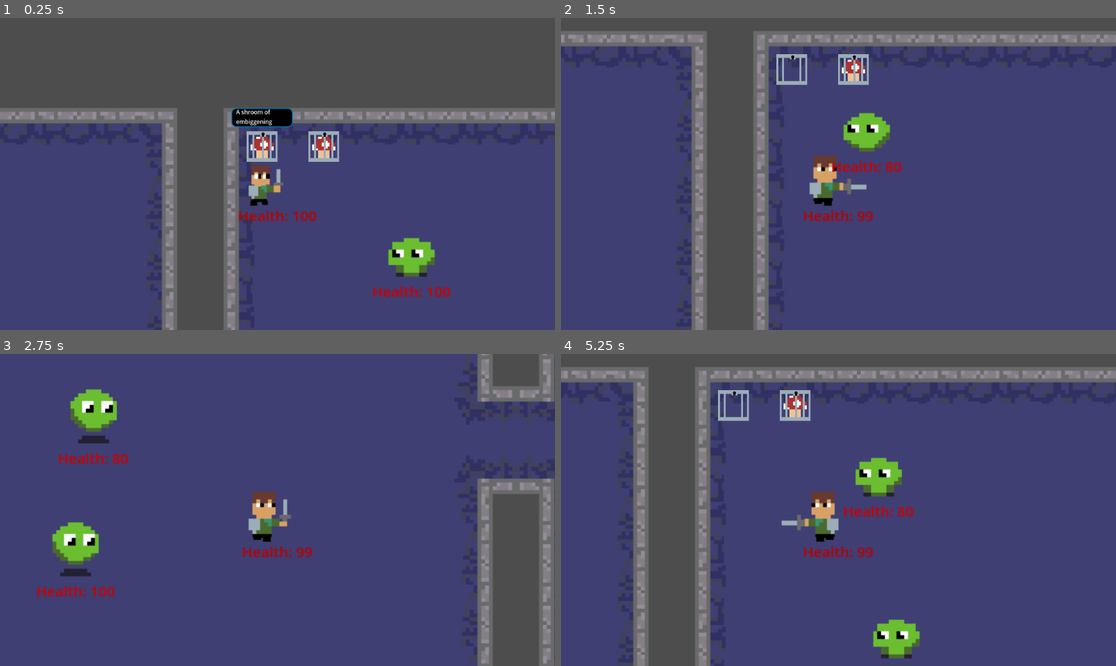
Above: before the commit, frames 1-4 (two rows, left to right).
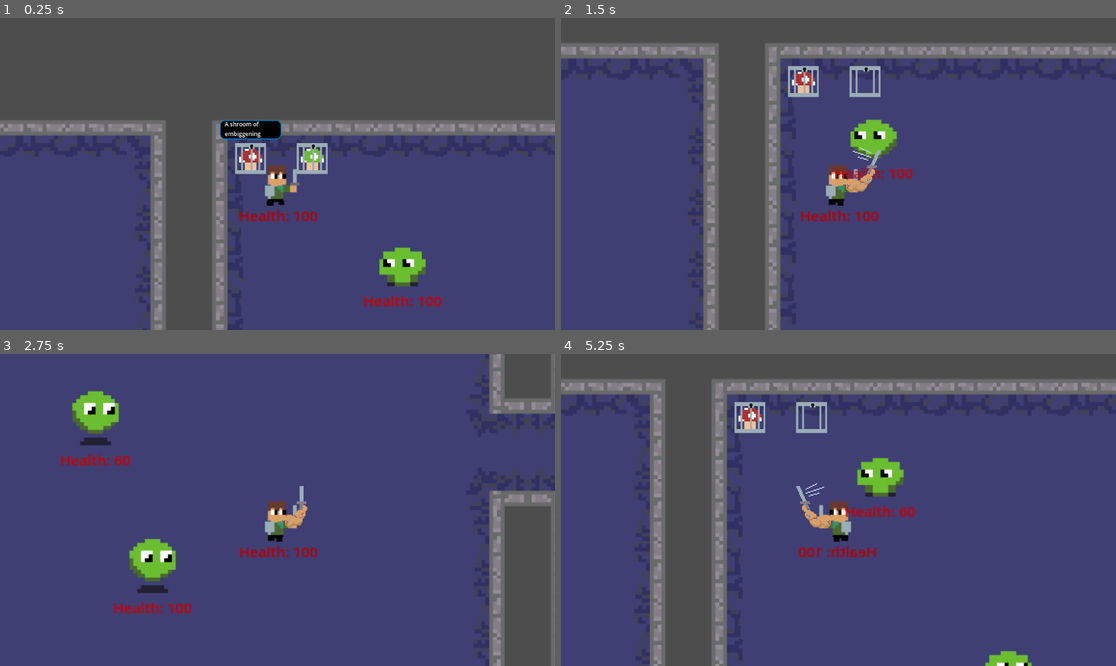
Above: after the commit, the same moments.

Repository: beml201/dungeon_game1
Game: Godot game, scene res://scenes/main.tscn
Two runs of this game, one before a commit and one after it. Both use one fixed random seed, a clock stepped at 60 frames per second and the inputs below. The engine's default icon, where the game draws it, is replaced by a stand-in: a white triangle on a blue panel in a dark square.
Inputs (mouse positions are in pixels of both pictures, inside the frame that each line leads up to):
- Up to frame 1 (0.25 s): no input
- Up to frame 2 (1.5 s): move the mouse to (960, 158) at 0.52 s; hold D (right) 0.53-1.28 s; click (960, 158) at 0.6 s; move the mouse to (727, 189) at 1.27 s; hold S (down) from 1.28 s (still down); click (727, 189) at 1.35 s
- Up to frame 3 (2.75 s): move the mouse to (333, 441) at 2.02 s; release S (down) at 2.03 s; hold D (right) from 2.03 s (still down); click (333, 441) at 2.1 s
- Up to frame 4 (5.25 s): move the mouse to (810, 572) at 2.77 s; release D (right) at 2.78 s; hold W (up) 2.78-3.53 s; click (810, 572) at 2.85 s; move the mouse to (1005, 556) at 3.52 s; hold A (left) 3.53-5.03 s; click (1005, 556) at 3.6 s; move the mouse to (672, 463) at 4.27 s; click (672, 463) at 4.35 s; move the mouse to (866, 510) at 5.02 s; hold S (down) from 5.03 s (still down); click (866, 510) at 5.1 s

The runs differ from the first frame. In frame 1, 17% of the frame differs, in the area x 0-100%, y 28-100%; in frame 2, 19%; in frame 3, 12%; in frame 4, 22%, in the area x 0-100%, y 4-100%.

Commit message:
Big Arm Sam added
Rearranged Sam to make upgrades more modular,
commented out mobs for testing
edited mushroom and dungeon for testing

Diff:
--- a/scenes/mob_slime.tscn
+++ b/scenes/mob_slime.tscn
@@ -47,6 +47,7 @@
 radius = 7.14267
 
 [sub_resource type="CircleShape2D" id="CircleShape2D_2h7gr"]
+radius = 7.92337
 
 [node name="mob_slime" type="CharacterBody2D"]
 script = ExtResource("1_ricp3")
--- a/scenes/sam.tscn
+++ b/scenes/sam.tscn
@@ -8,18 +8,208 @@
 [ext_resource type="Texture2D" uid="uid://c2lwgodbovln4" path="res://assets/animations/lil dude walking.png" id="6_0dgii"]
 [ext_resource type="Script" path="res://scripts/sword_hit.gd" id="6_tsj6v"]
 
+[sub_resource type="RectangleShape2D" id="RectangleShape2D_hwicc"]
+size = Vector2(23.5, 44.5)
+
+[sub_resource type="CircleShape2D" id="CircleShape2D_gvhd2"]
+radius = 33.0248
+
 [sub_resource type="RectangleShape2D" id="RectangleShape2D_yr0cg"]
 size = Vector2(27, 24)
 
 [sub_resource type="RectangleShape2D" id="RectangleShape2D_q3lud"]
 size = Vector2(23, 45)
 
+[sub_resource type="CircleShape2D" id="CircleShape2D_e8i0g"]
+radius = 30.0
+
+[sub_resource type="RectangleShape2D" id="RectangleShape2D_mqn22"]
+size = Vector2(32, 35.5)
+
+[sub_resource type="RectangleShape2D" id="RectangleShape2D_uw2m3"]
+size = Vector2(27.5, 52.5)
+
+[sub_resource type="CircleShape2D" id="CircleShape2D_bdbip"]
+radius = 26.4764
+
+[sub_resource type="Animation" id="Animation_33lrg"]
+resource_name = "slash"
+tracks/0/type = "value"
+tracks/0/imported = false
+tracks/0/enabled = true
+tracks/0/path = NodePath("Sprite2D:frame_coords")
+tracks/0/interp = 1
+tracks/0/loop_wrap = true
+tracks/0/keys = {
+"times": PackedFloat32Array(0, 0.3, 0.6),
+"transitions": PackedFloat32Array(1, 1, 1),
+"update": 1,
+"values": [Vector2i(1, 0), Vector2i(3, 0), Vector2i(2, 0)]
+}
+tracks/1/type = "value"
+tracks/1/imported = false
+tracks/1/enabled = true
+tracks/1/path = NodePath("Sprite2D/SwordHit/Sword:disabled")
+tracks/1/interp = 1
+tracks/1/loop_wrap = true
+tracks/1/keys = {
+"times": PackedFloat32Array(0, 0.3, 0.6),
+"transitions": PackedFloat32Array(1, 1, 1),
+"update": 1,
+"values": [true, false, true]
+}
+
+[sub_resource type="Animation" id="Animation_ex6s3"]
+length = 0.001
+tracks/0/type = "value"
+tracks/0/imported = false
+tracks/0/enabled = true
+tracks/0/path = NodePath("Sprite2D:frame_coords")
+tracks/0/interp = 1
+tracks/0/loop_wrap = true
+tracks/0/keys = {
+"times": PackedFloat32Array(0),
+"transitions": PackedFloat32Array(1),
+"update": 1,
+"values": [Vector2i(1, 0)]
+}
+tracks/1/type = "value"
+tracks/1/imported = false
+tracks/1/enabled = true
+tracks/1/path = NodePath("Sprite2D/SwordHit/Sword:disabled")
+tracks/1/interp = 1
+tracks/1/loop_wrap = true
+tracks/1/keys = {
+"times": PackedFloat32Array(0),
+"transitions": PackedFloat32Array(1),
+"update": 1,
+"values": [true]
+}
+tracks/2/type = "value"
+tracks/2/imported = false
+tracks/2/enabled = true
+tracks/2/path = NodePath("Sprite2D:frame")
+tracks/2/interp = 1
+tracks/2/loop_wrap = true
+tracks/2/keys = {
+"times": PackedFloat32Array(0),
+"transitions": PackedFloat32Array(1),
+"update": 1,
+"values": [2]
+}
+
+[sub_resource type="Animation" id="Animation_lnt1b"]
+resource_name = "walking"
+loop_mode = 1
+tracks/0/type = "value"
+tracks/0/imported = false
+tracks/0/enabled = true
+tracks/0/path = NodePath("Sprite2D:frame")
+tracks/0/interp = 1
+tracks/0/loop_wrap = true
+tracks/0/keys = {
+"times": PackedFloat32Array(0, 0.5),
+"transitions": PackedFloat32Array(1, 1),
+"update": 1,
+"values": [1, 2]
+}
+
+[sub_resource type="AnimationLibrary" id="AnimationLibrary_kekge"]
+_data = {
+"RESET": SubResource("Animation_ex6s3"),
+"slash": SubResource("Animation_33lrg"),
+"walking": SubResource("Animation_lnt1b")
+}
+
+[sub_resource type="RectangleShape2D" id="RectangleShape2D_5l6k3"]
+size = Vector2(49, 49.5)
+
+[sub_resource type="CircleShape2D" id="CircleShape2D_gok8l"]
+
+[sub_resource type="Animation" id="Animation_kfqt2"]
+length = 0.001
+tracks/0/type = "value"
+tracks/0/imported = false
+tracks/0/enabled = true
+tracks/0/path = NodePath("Arm/Arm:frame")
+tracks/0/interp = 1
+tracks/0/loop_wrap = true
+tracks/0/keys = {
+"times": PackedFloat32Array(0),
+"transitions": PackedFloat32Array(1),
+"update": 1,
+"values": [0]
+}
+tracks/1/type = "value"
+tracks/1/imported = false
+tracks/1/enabled = true
+tracks/1/path = NodePath("Arm/Arm/SwordHit/CollisionShape2D:disabled")
+tracks/1/interp = 1
+tracks/1/loop_wrap = true
+tracks/1/keys = {
+"times": PackedFloat32Array(0),
+"transitions": PackedFloat32Array(1),
+"update": 1,
+"values": [true]
+}
+
+[sub_resource type="Animation" id="Animation_47k0u"]
+resource_name = "static"
+length = 0.5
+tracks/0/type = "value"
+tracks/0/imported = false
+tracks/0/enabled = true
+tracks/0/path = NodePath("Arm/Arm:frame")
+tracks/0/interp = 1
+tracks/0/loop_wrap = true
+tracks/0/keys = {
+"times": PackedFloat32Array(0, 0.0666667, 0.433333),
+"transitions": PackedFloat32Array(1, 1, 1),
+"update": 1,
+"values": [0, 1, 0]
+}
+
+[sub_resource type="Animation" id="Animation_syhbe"]
+resource_name = "attack"
+length = 0.3
+tracks/0/type = "value"
+tracks/0/imported = false
+tracks/0/enabled = true
+tracks/0/path = NodePath("Arm/Arm:frame")
+tracks/0/interp = 1
+tracks/0/loop_wrap = true
+tracks/0/keys = {
+"times": PackedFloat32Array(0, 0.0666667, 0.133333, 0.266667),
+"transitions": PackedFloat32Array(1, 1, 1, 1),
+"update": 1,
+"values": [0, 2, 3, 0]
+}
+tracks/1/type = "value"
+tracks/1/imported = false
+tracks/1/enabled = true
+tracks/1/path = NodePath("Arm/Arm/SwordHit/CollisionShape2D:disabled")
+tracks/1/interp = 1
+tracks/1/loop_wrap = true
+tracks/1/keys = {
+"times": PackedFloat32Array(0.0333333, 0.0666667, 0.3),
+"transitions": PackedFloat32Array(1, 1, 1),
+"update": 1,
+"values": [true, false, true]
+}
+
+[sub_resource type="AnimationLibrary" id="AnimationLibrary_tdy6o"]
+_data = {
+"RESET": SubResource("Animation_kfqt2"),
+"slash": SubResource("Animation_syhbe"),
+"static": SubResource("Animation_47k0u")
+}
+
 [sub_resource type="Animation" id="Animation_jibnj"]
 length = 0.001
 tracks/0/type = "value"
 tracks/0/imported = false
 tracks/0/enabled = true
-tracks/0/path = NodePath("Sprite2D:frame")
+tracks/0/path = NodePath("SamSmall/Sprite2D:frame")
 tracks/0/interp = 1
 tracks/0/loop_wrap = true
 tracks/0/keys = {
@@ -31,7 +221,7 @@
 tracks/1/type = "value"
 tracks/1/imported = false
 tracks/1/enabled = true
-tracks/1/path = NodePath("Sprite2D/SwordHit/sword:disabled")
+tracks/1/path = NodePath("SamSmall/Sprite2D/SwordHit/sword:disabled")
 tracks/1/interp = 1
 tracks/1/loop_wrap = true
 tracks/1/keys = {
@@ -47,7 +237,7 @@
 tracks/0/type = "value"
 tracks/0/imported = false
 tracks/0/enabled = true
-tracks/0/path = NodePath("Sprite2D:frame")
+tracks/0/path = NodePath("SamSmall/Sprite2D:frame")
 tracks/0/interp = 1
 tracks/0/loop_wrap = true
 tracks/0/keys = {
@@ -59,7 +249,7 @@
 tracks/1/type = "value"
 tracks/1/imported = false
 tracks/1/enabled = true
-tracks/1/path = NodePath("Sprite2D/SwordHit/sword:disabled")
+tracks/1/path = NodePath("SamSmall/Sprite2D/SwordHit/sword:disabled")
 tracks/1/interp = 1
 tracks/1/loop_wrap = true
 tracks/1/keys = {
@@ -76,7 +266,7 @@
 tracks/0/type = "value"
 tracks/0/imported = false
 tracks/0/enabled = true
-tracks/0/path = NodePath("Sprite2D:frame")
+tracks/0/path = NodePath("SamSmall/Sprite2D:frame")
 tracks/0/interp = 1
 tracks/0/loop_wrap = true
 tracks/0/keys = {
@@ -92,7 +282,7 @@
 tracks/0/type = "value"
 tracks/0/imported = false
 tracks/0/enabled = true
-tracks/0/path = NodePath("Sprite2D:frame")
+tracks/0/path = NodePath("SamSmall/Sprite2D:frame")
 tracks/0/interp = 1
 tracks/0/loop_wrap = true
 tracks/0/keys = {
@@ -104,7 +294,7 @@
 tracks/1/type = "value"
 tracks/1/imported = false
 tracks/1/enabled = true
-tracks/1/path = NodePath("Sprite2D/SwordHit/sword:disabled")
+tracks/1/path = NodePath("SamSmall/Sprite2D/SwordHit/sword:disabled")
 tracks/1/interp = 1
 tracks/1/loop_wrap = true
 tracks/1/keys = {
@@ -122,60 +312,6 @@
 "walking-slash": SubResource("Animation_mc3fb")
 }
 
-[sub_resource type="Animation" id="Animation_kfqt2"]
-length = 0.001
-tracks/0/type = "value"
-tracks/0/imported = false
-tracks/0/enabled = true
-tracks/0/path = NodePath("Arm:frame")
-tracks/0/interp = 1
-tracks/0/loop_wrap = true
-tracks/0/keys = {
-"times": PackedFloat32Array(0),
-"transitions": PackedFloat32Array(1),
-"update": 1,
-"values": [0]
-}
-
-[sub_resource type="Animation" id="Animation_syhbe"]
-resource_name = "attack"
-length = 0.3
-tracks/0/type = "value"
-tracks/0/imported = false
-tracks/0/enabled = true
-tracks/0/path = NodePath("Arm:frame")
-tracks/0/interp = 1
-tracks/0/loop_wrap = true
-tracks/0/keys = {
-"times": PackedFloat32Array(0, 0.1, 0.2),
-"transitions": PackedFloat32Array(1, 1, 1),
-"update": 1,
-"values": [0, 2, 3]
-}
-
-[sub_resource type="Animation" id="Animation_47k0u"]
-resource_name = "static"
-length = 0.5
-tracks/0/type = "value"
-tracks/0/imported = false
-tracks/0/enabled = true
-tracks/0/path = NodePath("Arm:frame")
-tracks/0/interp = 1
-tracks/0/loop_wrap = true
-tracks/0/keys = {
-"times": PackedFloat32Array(0, 0.0666667, 0.433333),
-"transitions": PackedFloat32Array(1, 1, 1),
-"update": 1,
-"values": [0, 1, 0]
-}
-
-[sub_resource type="AnimationLibrary" id="AnimationLibrary_tdy6o"]
-_data = {
-"RESET": SubResource("Animation_kfqt2"),
-"attack": SubResource("Animation_syhbe"),
-"static": SubResource("Animation_47k0u")
-}
-
 [sub_resource type="Animation" id="Animation_xlysp"]
 length = 0.001
 tracks/0/type = "value"
@@ -230,76 +366,132 @@
 "static": SubResource("Animation_ukogc")
 }
 
-[sub_resource type="CircleShape2D" id="CircleShape2D_gvhd2"]
-radius = 9.1966
-
 [node name="sam" type="CharacterBody2D"]
 script = ExtResource("1_s1nh6")
 
-[node name="Arm" type="Sprite2D" parent="."]
-visible = false
-z_index = 1
-texture_filter = 1
-use_parent_material = true
-position = Vector2(0, 1)
-texture = ExtResource("4_q2gbx")
-hframes = 4
-
-[node name="SamEmbiggened" type="Sprite2D" parent="."]
-visible = false
-texture = ExtResource("6_0dgii")
-hframes = 4
-
-[node name="Eye" type="Sprite2D" parent="."]
-visible = false
-texture = ExtResource("5_u7kex")
-hframes = 4
-
-[node name="Sprite2D" type="Sprite2D" parent="."]
+[node name="body" type="CollisionShape2D" parent="."]
+position = Vector2(0, 9.75)
+shape = SubResource("RectangleShape2D_hwicc")
+
+[node name="hit_box" type="Area2D" parent="."]
+scale = Vector2(0.719156, 0.911434)
+
+[node name="CollisionShape2D" type="CollisionShape2D" parent="hit_box"]
+position = Vector2(0, 12.069)
+scale = Vector2(0.8, 0.75)
+shape = SubResource("CircleShape2D_gvhd2")
+
+[node name="SamSmall" type="Area2D" parent="."]
+position = Vector2(17, 0)
+
+[node name="Sprite2D" type="Sprite2D" parent="SamSmall"]
 position = Vector2(0, 1)
 texture = ExtResource("2_fetyd")
 hframes = 4
 frame = 1
 region_rect = Rect2(0.005, 0, 256, 64)
-metadata/_edit_group_ = true
-
-[node name="SwordHit" type="Area2D" parent="Sprite2D"]
+
+[node name="SwordHit" type="Area2D" parent="SamSmall/Sprite2D"]
 script = ExtResource("6_tsj6v")
 
-[node name="sword" type="CollisionShape2D" parent="Sprite2D/SwordHit"]
+[node name="sword" type="CollisionShape2D" parent="SamSmall/Sprite2D/SwordHit"]
 position = Vector2(9, 6)
 shape = SubResource("RectangleShape2D_yr0cg")
 disabled = true
 
-[node name="body" type="CollisionShape2D" parent="."]
+[node name="CollisionShape2D" type="CollisionShape2D" parent="SamSmall"]
+visible = false
 position = Vector2(-18, 10)
 shape = SubResource("RectangleShape2D_q3lud")
-metadata/_edit_group_ = true
+
+[node name="HitBox" type="Area2D" parent="SamSmall"]
+visible = false
+
+[node name="CollisionShape2D" type="CollisionShape2D" parent="SamSmall/HitBox"]
+visible = false
+position = Vector2(-18, 10)
+scale = Vector2(0.6, 0.75)
+shape = SubResource("CircleShape2D_e8i0g")
+
+[node name="SamEmbiggened" type="Area2D" parent="."]
+visible = false
+position = Vector2(13, 0)
+
+[node name="Sprite2D" type="Sprite2D" parent="SamEmbiggened"]
+texture = ExtResource("6_0dgii")
+hframes = 4
+frame = 2
+
+[node name="SwordHit" type="Area2D" parent="SamEmbiggened/Sprite2D"]
+script = ExtResource("6_tsj6v")
+
+[node name="Sword" type="CollisionShape2D" parent="SamEmbiggened/Sprite2D/SwordHit"]
+position = Vector2(18, -1.25)
+shape = SubResource("RectangleShape2D_mqn22")
+disabled = true
+
+[node name="CollisionShape2D" type="CollisionShape2D" parent="SamEmbiggened"]
+position = Vector2(-14, 6)
+shape = SubResource("RectangleShape2D_uw2m3")
+
+[node name="HitBox" type="Area2D" parent="SamEmbiggened"]
+
+[node name="CollisionShape2D" type="CollisionShape2D" parent="SamEmbiggened/HitBox"]
+position = Vector2(-15, 6)
+shape = SubResource("CircleShape2D_bdbip")
+
+[node name="Animations" type="AnimationPlayer" parent="SamEmbiggened"]
+libraries = {
+"": SubResource("AnimationLibrary_kekge")
+}
+speed_scale = 2.0
+
+[node name="Arm" type="Area2D" parent="."]
+visible = false
+position = Vector2(-3, 0)
+
+[node name="Arm" type="Sprite2D" parent="Arm"]
+z_index = 1
+texture_filter = 1
+use_parent_material = true
+position = Vector2(18, -1)
+scale = Vector2(1, 1)
+texture = ExtResource("4_q2gbx")
+hframes = 4
+
+[node name="SwordHit" type="Area2D" parent="Arm/Arm"]
+script = ExtResource("6_tsj6v")
+
+[node name="CollisionShape2D" type="CollisionShape2D" parent="Arm/Arm/SwordHit"]
+position = Vector2(21.5, 0.25)
+shape = SubResource("RectangleShape2D_5l6k3")
+disabled = true
+
+[node name="CollisionShape2D" type="CollisionShape2D" parent="Arm"]
+position = Vector2(11, 12)
+shape = SubResource("CircleShape2D_gok8l")
+
+[node name="Arm_Animations" type="AnimationPlayer" parent="Arm"]
+root_node = NodePath("../..")
+libraries = {
+"": SubResource("AnimationLibrary_tdy6o")
+}
+
+[node name="Eye" type="Sprite2D" parent="."]
+visible = false
+texture = ExtResource("5_u7kex")
+hframes = 4
 
 [node name="Basic_Animations" type="AnimationPlayer" parent="."]
 libraries = {
 "": SubResource("AnimationLibrary_q2h2c")
 }
 
-[node name="Arm_Animations" type="AnimationPlayer" parent="."]
-libraries = {
-"": SubResource("AnimationLibrary_tdy6o")
-}
-
 [node name="Eye_Animations" type="AnimationPlayer" parent="."]
 libraries = {
 "": SubResource("AnimationLibrary_ngt45")
 }
 
-[node name="hit_box" type="Area2D" parent="."]
-position = Vector2(-7.41403, -0.263397)
-scale = Vector2(0.719156, 0.911434)
-
-[node name="CollisionShape2D" type="CollisionShape2D" parent="hit_box"]
-position = Vector2(-16.1105, 11.2607)
-scale = Vector2(2.10092, 2.6902)
-shape = SubResource("CircleShape2D_gvhd2")
-
 [node name="Camera2D" type="Camera2D" parent="."]
 script = ExtResource("3_qa43r")
 
@@ -310,25 +502,26 @@
 wait_time = 0.15
 
 [node name="HealthLabel" type="Label" parent="."]
-anchors_preset = 8
+anchors_preset = 7
 anchor_left = 0.5
-anchor_top = 0.5
+anchor_top = 1.0
 anchor_right = 0.5
-anchor_bottom = 0.5
-offset_left = -41.0
+anchor_bottom = 1.0
+offset_left = -40.0
 offset_top = 32.0
-offset_right = 41.0
-offset_bottom = 55.0
+offset_right = 42.0
+offset_bottom = 54.0
 grow_horizontal = 2
-grow_vertical = 2
+grow_vertical = 0
 theme_override_colors/font_color = Color(0.733333, 0, 0, 1)
 theme_override_font_sizes/font_size = 15
 text = "Health: 100"
-horizontal_alignment = 1
-
+
+[connection signal="body_entered" from="hit_box" to="." method="_on_hit_box_body_entered"]
+[connection signal="body_exited" from="hit_box" to="." method="_on_hit_box_body_exited"]
+[connection signal="animation_finished" from="SamEmbiggened/Animations" to="." method="_on_animation_player_animation_finished"]
+[connection signal="animation_finished" from="Arm/Arm_Animations" to="." method="_on_animation_player_animation_finished"]
 [connection signal="animation_finished" from="Basic_Animations" to="." method="_on_animation_player_animation_finished"]
 [connection signal="animation_finished" from="Basic_Animations" to="." method="_on_basic_animations_animation_finished"]
-[connection signal="body_entered" from="hit_box" to="." method="_on_hit_box_body_entered"]
-[connection signal="body_exited" from="hit_box" to="." method="_on_hit_box_body_exited"]
 [connection signal="timeout" from="attack_cooldown" to="." method="_on_attack_cooldown_timeout"]
 [connection signal="timeout" from="attack_duration" to="." method="_on_attack_duration_timeout"]
--- /dev/null
+++ b/scripts/SamUpgrades.tscn
@@ -0,0 +1,6 @@
+[gd_scene load_steps=2 format=3 uid="uid://g8sfm5scf7n1"]
+
+[ext_resource type="Script" path="res://scripts/testupgrades.gd" id="1_42tjt"]
+
+[node name="Node2D" type="Node2D"]
+script = ExtResource("1_42tjt")
--- a/scripts/dungeon.gd
+++ b/scripts/dungeon.gd
@@ -31,7 +31,7 @@
 		# Add the mushrooms
 		var mushroom_types := []
 		if first_room:
-			mushroom_types = [Global.UPGRADE_OPTIONS[0], Global.UPGRADE_OPTIONS[0]]
+			mushroom_types = [Global.UPGRADE_OPTIONS[0], Global.UPGRADE_OPTIONS[1]]
 			first_room = false
 		else:
 			mushroom_types = [Global.UPGRADE_OPTIONS.pick_random(), Global.UPGRADE_OPTIONS.pick_random()]
@@ -91,6 +91,8 @@
 	return [rooms, direction_history]
 
 func draw_corridor(n_events):
+	if n_events >= generated_rooms[1].size():
+		return
 	# Create corridor from new room to old room
 	var which_side = generated_rooms[1][n_events]*Vector2i(-1,-1)
 	# Navigate the corridor to the correct position
--- a/scripts/global.gd
+++ b/scripts/global.gd
@@ -2,7 +2,7 @@
 
 # Static MetaData
 const TILE_SIZE := 64
-const UPGRADE_OPTIONS := ['EMBIGGEN', 'ENLARGEN']
+const UPGRADE_OPTIONS := ['EMBIGGEN', 'ENARMEN']
 const BASE_TILE_DICT := {
 	"ul":Vector2i(0,0), "ml":Vector2i(0,1), "bl":Vector2i(0,2),
 	"um":Vector2i(1,0), "mm":Vector2i(1,1), "bm":Vector2i(1,2),
--- a/scripts/main.gd
+++ b/scripts/main.gd
@@ -42,9 +42,9 @@
 	if len(difficulty) > 1:
 		enemies = randi()%3 + 2
 		enemy_types.append(Crawler)
-		enemy_types.append(Arms)
-		enemy_types.append(Legs)
-		enemy_types.append(Slug)
+		#enemy_types.append(Arms)
+		#enemy_types.append(Legs)
+		#enemy_types.append(Slug)
 		enemy_types.append(Phantom)
 
 	print(room_corner)
--- a/scripts/mob_slime.gd
+++ b/scripts/mob_slime.gd
@@ -89,14 +89,14 @@
 	if body.has_method("player"):
 		player = body
 		current_state = CHASE
-		$idle.paused = true
+		#$idle.paused = true
 #	print("chasing")
 
 func _on_view_body_exited(body):
 	if body.has_method("player"):
 		player = null
 		current_state = IDLE
-		$idle.paused = false
+		#$idle.paused = false
 
 func _on_enemy_hitbox_body_entered(body):
 	if body.has_method("player"):
@@ -109,9 +109,9 @@
 
 
 # After 0.15 seconds, choose new state
-func _on_idle_timeout():
-	$idle.wait_time = choose([0.5, 1, 1.5])
-	current_state = choose([IDLE, NEW_DIR, WALK])
+#func _on_idle_timeout():
+	#$idle.wait_time = choose([0.5, 1, 1.5])
+	#current_state = choose([IDLE, NEW_DIR, WALK])
 
 
 func _on_enemy_hitbox_area_entered(area):
--- a/scripts/mushroom.gd
+++ b/scripts/mushroom.gd
@@ -8,12 +8,20 @@
 var mushroom_type = 'EMBIGGEN'
 
 func _ready():
-	if mushroom_type=='EMBIGGEN':
+	if mushroom_type==Global.UPGRADE_OPTIONS[0]:
 		$TextBox/Label.text = "A shroom of embiggening"
 		$Sprite2D.texture = load("res://assets/mush in cage.png")
 	else:
 		$Sprite2D.texture = load("res://assets/green mush in cage.png")
 	Global.connect("player_attack", _player_interact)
+
+	if mushroom_type==Global.UPGRADE_OPTIONS[1]:
+		$TextBox/Label.text = "a shroom of enstrengthening"
+		$Sprite2D.texture = load("res://assets/green mush in cage.png")
+	else:
+		$Sprite2D.texture = load("res://assets/mush in cage.png")
+
+
 
 func _physics_process(delta: float) -> void:
 	pass
@@ -32,13 +40,13 @@
 	if in_range and not sprite_changed:
 		sprite_changed = true
 		if Global.player_can_upgrade:
-			Global.magic_mushroom.emit("EMBIGGEN")
+			Global.magic_mushroom.emit(mushroom_type)
 			$TextBox/Label.text = "An empty cage..."
 			$Sprite2D.texture = load("res://assets/cage.png")
 		else:
-			Global.magic_mushroom.emit()
+			Global.magic_mushroom.emit("")
 			$TextBox/Label.text = "The caged mushroom stays caged..."
-		Global.player_can_upgrade = false
+		#Global.player_can_upgrade = false
 
 func _on_view_body_entered(body: Node2D) -> void:
 	if body.name=="sam":
--- a/scripts/sam.gd
+++ b/scripts/sam.gd
@@ -12,13 +12,39 @@
 var attack_ip = false
 var is_big = false
 var is_attacking = false
+var animation_melee = null
+var animation_walk = null
 #var player_current_attack = false
 #@onready var SpriteChange = load("res://scenes/mushroom.tscn").instantiate()
 func _ready() -> void:
 	print("READY!")
 	Global.connect("mob_attack", _take_damage)
 	Global.connect("magic_mushroom", _on_spritechange)
+	#_load_small_sam()
+	animation_melee = $Basic_Animations
+	animation_walk = $Basic_Animations
+
+#func _load_small_sam():
+#	$body.shape = $SamSmall/CollisionShape2D.shape
+	#$body.position = $SamSmall/CollisionShape2D.position
+	#$hit_box/CollisionShape2D.shape = $SamSmall/HitBox/CollisionShape2D.shape
+	#$hit_box/CollisionShape2D.position = $SamSmall/HitBox/CollisionShape2D.position
+	#$hit_box/CollisionShape2D.scale = $SamSmall/HitBox/CollisionShape2D.scale
 #	SpriteChange.spritechange.connect(_on_spritechange)
+
+func _load_embiggened_sam():
+	$SamSmall.hide()
+	$SamEmbiggened.show()
+	strength += 10
+	animation_melee = $SamEmbiggened/Animations
+	animation_walk = $SamEmbiggened/Animations
+
+func _load_arm():
+	$Arm.show()
+	animation_melee = $Arm/Arm_Animations
+	strength += 20
+	$SamEmbiggened/Sprite2D.texture = load("res://assets/animations/lil dude ahhh my arm.png")
+
 func _take_damage(damage):
 	health -= damage
 	$HealthLabel.text = "Health: "+str(max(0,health))
@@ -26,51 +52,64 @@
 		queue_free()
 		print("DEATH!!!")
 
+
+
 func _on_spritechange(event):
 	if event=="EMBIGGEN":
-		$Sprite2D.texture = load("res://assets/animations/lil dude walking.png")
-		$body.position.x = -14.75
-		$body.position.y = 4.75
-		$body.shape.size.x = 28.5
-		$body.shape.size.y = 53.5
-		$hit_box/CollisionShape2D.position.x = -9.158
-		$hit_box/CollisionShape2D.position.y = 7.969
-		$hit_box/CollisionShape2D.shape.radius = 13.5
-		$Sprite2D/SwordHit/sword.shape.size.x = 29
-		$Sprite2D/SwordHit/sword.shape.size.y = 32
-		$Sprite2D/SwordHit/sword.position.x = 18.5
-		$Sprite2D/SwordHit/sword.position.y = 0
+		_load_embiggened_sam()
+		#$Sprite2D.texture = load("res://assets/animations/lil dude walking.png")
+		#$body.pos$Node2Dition.x = -14.75
+		#$body.position.y = 4.75
+		#$body.shape.size.x = 28.5
+		#$body.shape.size.y = 53.5
+		#$hit_box/CollisionShape2D.position.x = -9.158
+		#$hit_box/CollisionShape2D.position.y = 7.969
+		#$hit_box/CollisionShape2D.shape.radius = 13.5
+		#$Sprite2D/SwordHit/sword.shape.size.x = 29
+		#$Sprite2D/SwordHit/sword.shape.size.y = 32
+		#$Sprite2D/SwordHit/sword.position.x = 18.5
+		#$Sprite2D/SwordHit/sword.position.y = 0
 		is_big = true
 	else:
-		$Arm.show()
+		_load_arm()
+
+
 
 
 func get_input():
 	var input_direction = Input.get_vector("left", "right", "up", "down")
-	if input_direction[0] < 0:
+	if input_direction[0] < 0 and Global.player_direction=="right":
 		Global.player_direction = "left"
-		$Sprite2D.flip_h = true
+		self.scale.x = -1
+		#$Sprite2D.flip_h = true
 		if is_big:
-			$Sprite2D.position.x = -30
-			$Sprite2D/SwordHit/sword.position.x = -18
+			pass
+		#	$Sprite2D.position.x = -30
+		#	$Sprite2D/SwordHit/sword.position.x = -18
 		else:
-			$Sprite2D.position.x = -39
-			$Sprite2D/SwordHit/sword.position.x = -10
-	if input_direction[0] > 0:
+			pass
+			#$Sprite2D.position.x = -39
+		#	$Sprite2D/SwordHit/sword.position.x = -10
+	if input_direction[0] > 0 and Global.player_direction=="left":
 		Global.player_direction = "right"
-		$Sprite2D.flip_h = false
-		$Sprite2D.position.x = 0
+		self.scale.x = -1
+		#$Sprite2D.flip_h = false
+		#$Sprite2D.position.x = 0
 		if is_big:
-			$Sprite2D/SwordHit/sword.position.x = 18.5
+			pass
+			#$Sprite2D/SwordHit/sword.position.x = 18.5
 		else:
-			$Sprite2D/SwordHit/sword.position.x = 9
+			pass
+			#$Sprite2D/SwordHit/sword.position.x = 9
 	# Animation code
 	velocity = input_direction * speed
 	if not is_attacking:
 		if velocity != Vector2(0,0):
-			$Basic_Animations.play("walking")
+			#$Basic_Animations.play("walking")
+			animation_walk.play("walking")
 		else:
-			$Basic_Animations.stop()
+			#$Basic_Animations.stop()
+			animation_walk.stop()
 	#if is_attacking:
 	#	$Basic_Animations.play("walking-slash")
 		#if Global.player_current_attack == true or is_attacking:
@@ -94,7 +133,8 @@
 func _input(event):
 	if event.is_action("attack") and not is_attacking:
 		is_attacking = true
-		$Basic_Animations.play("walking-slash")
+		#$Basic_Animations.play("walking-slash")
+		animation_melee.play("slash")
 		Global.player_attack.emit(strength)
 		#print('attack')
 	#if event is InputEventMouseButton and Global.player_can_attack:
@@ -103,6 +143,10 @@
 	#	get_node("Basic_Animations").play("slash")
 	#	print("attacking")
 		#$attack_duration.start()
+		#for strategy in player.upgrades:
+		#	strategy.apply_upgrade(SamUpgrades)
+
+
 
 
 #func attack():
--- /dev/null
+++ b/scripts/testupgrades.gd
@@ -0,0 +1,5 @@
+extends Resource
+class_name SamUpgrades
+
+func apply_upgrade():
+	pass
Binary file added: assets/animations/lil dude ahhh my arm.png
Not shown, added: assets/animations/lil dude ahhh my arm.png.import
Not shown: 1 places in scenes/mob_crawl.tscn that only renumber resources
Not shown: 1 places in scenes/sam.tscn that only renumber resources
